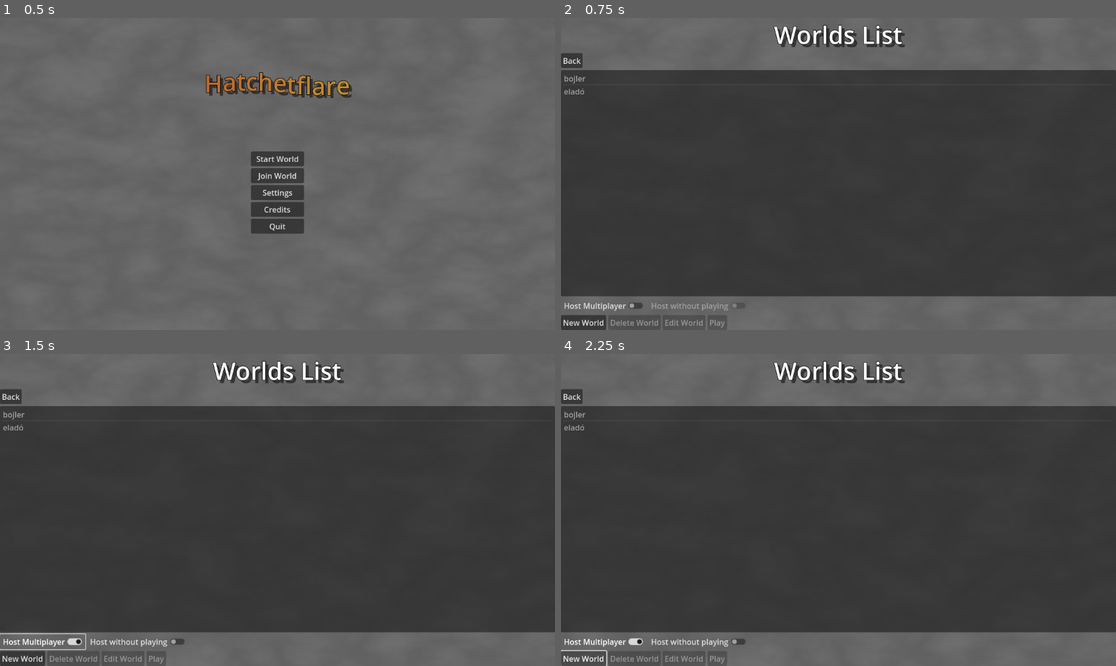
Above: before the commit, frames 1-4 (two rows, left to right).
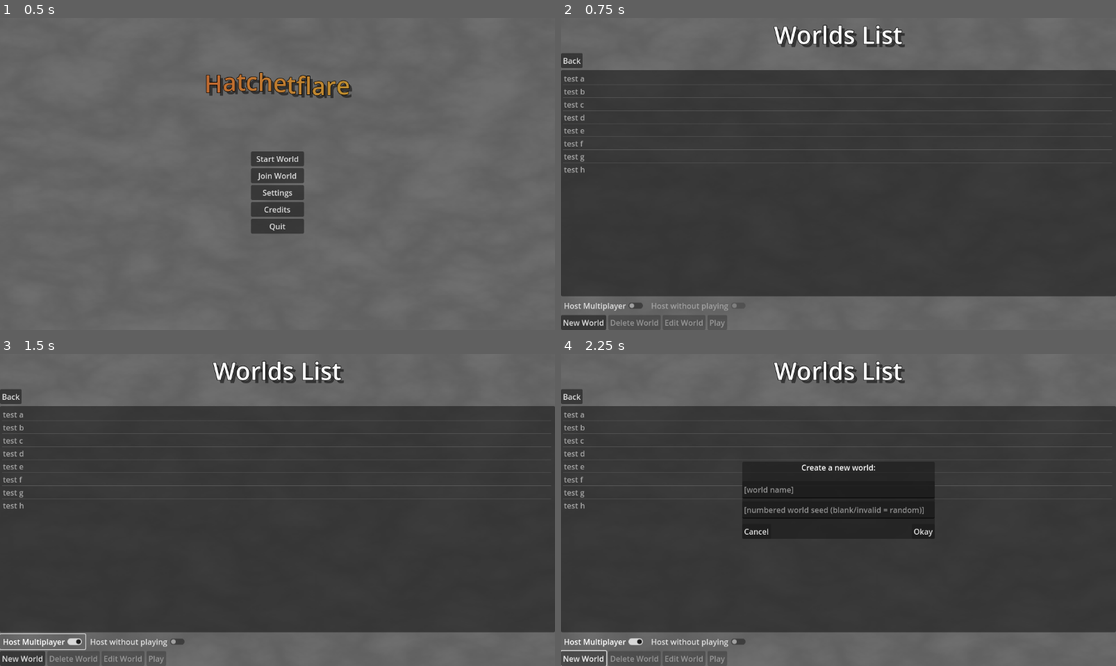
Above: after the commit, the same moments.

Repository: pixerhp/Hatchetflair
Game: Godot game, scene res://scenes/main_menu.tscn
The game is run twice, just before and just after one commit, with the same random seed, the same clock (stepped at 60 frames per second) and the same inputs.
Inputs:
- Up to frame 1 (0.5 s): no input
- Up to frame 2 (0.75 s): click "Start World" at 0.5 s
- Up to frame 3 (1.5 s): click "Host Multiplayer" at 1.25 s
- Up to frame 4 (2.25 s): click "New World" at 2 s

Frame 1 is identical in both runs. In frame 2, 0.6% of the frame differs, in the area x 0-100%, y 18-50%; in frame 3, 0.6%; in frame 4, 4.5%, in the area x 0-100%, y 18-60%.
Error before the commit: Attempt to call function 'clear' in base 'null instance' on a null instance. (res://scripts/menu_worlds.gd:34)

Commit message:
Worlds menu big code overhaul
Strongly modified and reorganized the code in the worlds menu script.

Diff:
--- a/scenes/main_menu.tscn
+++ b/scenes/main_menu.tscn
@@ -217,7 +217,7 @@
 text = "[center]Create a new world:[/center]"
 fit_content = true
 
-[node name="WorldName" type="TextEdit" parent="Menus/WorldsScreen/NewWorldPopup"]
+[node name="WorldNameInput" type="TextEdit" parent="Menus/WorldsScreen/NewWorldPopup"]
 layout_mode = 1
 anchors_preset = 14
 anchor_top = 0.5
@@ -229,16 +229,17 @@
 grow_vertical = 2
 placeholder_text = "[world name]"
 
-[node name="Seed" type="TextEdit" parent="Menus/WorldsScreen/NewWorldPopup"]
+[node name="SeedInput" type="TextEdit" parent="Menus/WorldsScreen/NewWorldPopup"]
 layout_mode = 1
 anchors_preset = 14
 anchor_top = 0.5
 anchor_right = 1.0
 anchor_bottom = 0.5
-offset_bottom = 36.0
-grow_horizontal = 2
-grow_vertical = 2
-placeholder_text = "[world generation seed]"
+offset_top = 2.0
+offset_bottom = 38.0
+grow_horizontal = 2
+grow_vertical = 2
+placeholder_text = "[numbered world seed (blank/invalid = random)]"
 
 [node name="Okay" type="Button" parent="Menus/WorldsScreen/NewWorldPopup"]
 layout_mode = 1
@@ -288,7 +289,7 @@
 text = "[center]Edit world:[/center]"
 fit_content = true
 
-[node name="WorldName" type="TextEdit" parent="Menus/WorldsScreen/EditWorldPopup"]
+[node name="WorldNameInput" type="TextEdit" parent="Menus/WorldsScreen/EditWorldPopup"]
 layout_mode = 1
 anchors_preset = 14
 anchor_top = 0.5
@@ -298,18 +299,19 @@
 offset_bottom = -4.0
 grow_horizontal = 2
 grow_vertical = 2
-placeholder_text = "[world name]"
-
-[node name="Seed" type="TextEdit" parent="Menus/WorldsScreen/EditWorldPopup"]
+placeholder_text = "[new world name]"
+
+[node name="SeedInput" type="TextEdit" parent="Menus/WorldsScreen/EditWorldPopup"]
 layout_mode = 1
 anchors_preset = 14
 anchor_top = 0.5
 anchor_right = 1.0
 anchor_bottom = 0.5
-offset_bottom = 36.0
-grow_horizontal = 2
-grow_vertical = 2
-placeholder_text = "[world generation seed]"
+offset_top = 2.0
+offset_bottom = 38.0
+grow_horizontal = 2
+grow_vertical = 2
+placeholder_text = "[new world generation seed]"
 
 [node name="Okay" type="Button" parent="Menus/WorldsScreen/EditWorldPopup"]
 layout_mode = 1
@@ -479,7 +481,7 @@
 text = "[center]New server:[/center]"
 fit_content = true
 
-[node name="ServerIP" type="TextEdit" parent="Menus/JoinScreen/NewServerPopup"]
+[node name="ServerIPInput" type="TextEdit" parent="Menus/JoinScreen/NewServerPopup"]
 layout_mode = 1
 anchors_preset = 14
 anchor_top = 0.5
@@ -491,13 +493,14 @@
 grow_vertical = 2
 placeholder_text = "[server ipv4 or ipv6 address]"
 
-[node name="ServerNickname" type="TextEdit" parent="Menus/JoinScreen/NewServerPopup"]
+[node name="ServerNicknameInput" type="TextEdit" parent="Menus/JoinScreen/NewServerPopup"]
 layout_mode = 1
 anchors_preset = 14
 anchor_top = 0.5
 anchor_right = 1.0
 anchor_bottom = 0.5
-offset_bottom = 36.0
+offset_top = 2.0
+offset_bottom = 38.0
 grow_horizontal = 2
 grow_vertical = 2
 placeholder_text = "[personal nickname for this server]"
@@ -550,7 +553,7 @@
 text = "[center]Edit server IP and nickname:[/center]"
 fit_content = true
 
-[node name="ServerIP" type="TextEdit" parent="Menus/JoinScreen/EditServerPopup"]
+[node name="ServerIPInput" type="TextEdit" parent="Menus/JoinScreen/EditServerPopup"]
 layout_mode = 1
 anchors_preset = 14
 anchor_top = 0.5
@@ -562,7 +565,7 @@
 grow_vertical = 2
 placeholder_text = "[server ipv4 or ipv6 address]"
 
-[node name="ServerNickname" type="TextEdit" parent="Menus/JoinScreen/EditServerPopup"]
+[node name="ServerNicknameInput" type="TextEdit" parent="Menus/JoinScreen/EditServerPopup"]
 layout_mode = 1
 anchors_preset = 14
 anchor_top = 0.5
@@ -828,10 +831,11 @@
 [connection signal="pressed" from="Menus/TitleScreen/TitleScreenUI/Credits" to="." method="open_menu" binds= ["CreditsScreen"]]
 [connection signal="pressed" from="Menus/TitleScreen/TitleScreenUI/Quit" to="." method="quit"]
 [connection signal="pressed" from="Menus/WorldsScreen/WorldsScreenUI/BackButton/Back" to="." method="open_menu" binds= ["TitleScreen"]]
-[connection signal="item_selected" from="Menus/WorldsScreen/WorldsScreenUI/SavedWorldsList" to="Menus/WorldsScreen" method="world_list_item_clicked" unbinds=1]
-[connection signal="toggled" from="Menus/WorldsScreen/WorldsScreenUI/Toggles/AllowJoining" to="Menus/WorldsScreen" method="toggle_multiplayer_joining"]
+[connection signal="item_selected" from="Menus/WorldsScreen/WorldsScreenUI/SavedWorldsList" to="Menus/WorldsScreen" method="_on_worlds_list_item_selected" unbinds=1]
+[connection signal="toggled" from="Menus/WorldsScreen/WorldsScreenUI/Toggles/AllowJoining" to="Menus/WorldsScreen" method="toggle_disabling_the_host_without_playing_toggle"]
 [connection signal="pressed" from="Menus/WorldsScreen/WorldsScreenUI/WorldButtons/DeleteWorld" to="Menus/WorldsScreen" method="open_delete_world_popup"]
-[connection signal="pressed" from="Menus/WorldsScreen/WorldsScreenUI/WorldButtons/Play" to="Menus/WorldsScreen" method="start_world"]
+[connection signal="pressed" from="Menus/WorldsScreen/WorldsScreenUI/WorldButtons/EditWorld" to="Menus/WorldsScreen" method="open_edit_world_popup"]
+[connection signal="pressed" from="Menus/WorldsScreen/WorldsScreenUI/WorldButtons/Play" to="Menus/WorldsScreen" method="_on_play_button_pressed"]
 [connection signal="pressed" from="Menus/JoinScreen/JoinScreenUI/BackButton/Back" to="." method="open_menu" binds= ["TitleScreen"]]
 [connection signal="pressed" from="Menus/JoinScreen/JoinScreenUI/ServerButtons/JoinGame" to="Menus/JoinScreen" method="join_server"]
 [connection signal="pressed" from="Menus/SettingsScreen/SettingsButtons/Back" to="." method="open_menu" binds= ["TitleScreen"]]
--- a/scripts/menu_worlds.gd
+++ b/scripts/menu_worlds.gd
@@ -1,69 +1,117 @@
 extends Control
 
-@onready var allow_multiplayer_joining_toggle: CheckButton = $WorldsScreenUI/Toggles/AllowJoining
-@onready var host_without_playing_toggle: CheckButton = $WorldsScreenUI/Toggles/HostWithoutPlay
-@onready var delete_world_button: Button = $WorldsScreenUI/WorldButtons/DeleteWorld
-@onready var play_world_button: Button = $WorldsScreenUI/WorldButtons/Play
-
-var worlds_list = ["bojler", "eladó"]
-@onready var worlds_text = get_node("WorldsScreenUI/SavedWorldsList")
-@onready var new_world_button = get_node("WorldsScreenUI/WorldButtons/NewWorld")
-@onready var new_world_popup = get_node("NewWorldPopup")
-@onready var delete_world_popup = get_node("DeleteWorldPopup")
+@onready var worlds_list_text = get_node("WorldsScreenUI/SavedWorldsList")
+var worlds_list = ["test a", "test b", "test c", "test d", "test e", "test f", "test g", "test h"]
 
 
 # Called when the node enters the scene tree for the first time.
 func _ready():
+	# Connect popups and their buttons to functions.
+	var new_world_button = get_node("WorldsScreenUI/WorldButtons/NewWorld")
 	new_world_button.pressed.connect(self.open_new_world_popup)
+	var new_world_popup = get_node("NewWorldPopup")
 	new_world_popup.get_node("Okay").pressed.connect(self.confirm_new_world)
 	new_world_popup.get_node("Cancel").pressed.connect(new_world_popup.hide)
+	var edit_world_popup = get_node("EditWorldPopup")
+	edit_world_popup.get_node("Okay").pressed.connect(self.confirm_edit_world)
+	edit_world_popup.get_node("Cancel").pressed.connect(edit_world_popup.hide)
+	var delete_world_popup = get_node("DeleteWorldPopup")
 	delete_world_popup.get_node("Confirm").pressed.connect(self.confirm_delete_world)
 	delete_world_popup.get_node("Cancel").pressed.connect(delete_world_popup.hide)
-	update_worlds_list()
+
+	disable_world_selected_requiring_buttons()
+	hide_all_worlds_menu_popups()
+	update_worlds_list_text()
 
 
-# Disables the host_without_playing_toggle if multiplaer joining is turned off.
-func toggle_multiplayer_joining(button_value: bool) -> void:
+# Start playing/hosting one of your worlds.
+func start_world():#world_file_name: String, allow_multiplayer: bool, host_without_playing: bool):
+	var allow_multiplayer_joining_toggle: CheckButton = $WorldsScreenUI/Toggles/AllowJoining
+	var host_without_playing_toggle: CheckButton = $WorldsScreenUI/Toggles/HostWithoutPlay
+	NetworkManager.start_game(not host_without_playing_toggle.button_pressed, true, allow_multiplayer_joining_toggle.button_pressed)
+
+func _on_play_button_pressed():
+	if not worlds_list_text.get_selected_items().is_empty(): # Don't do anything if no worlds are selected.
+		start_world()
+
+
+func open_new_world_popup():
+	hide_all_worlds_menu_popups()
+	var new_world_popup = get_node("NewWorldPopup")
+	new_world_popup.get_node("WorldNameInput").clear()
+	new_world_popup.get_node("SeedInput").clear()
+	new_world_popup.show()
+
+func confirm_new_world():
+	var new_world_popup = get_node("NewWorldPopup")
+	worlds_list.append(new_world_popup.get_node("WorldNameInput").text)
+	update_worlds_list_text()
+	new_world_popup.hide()
+
+func open_edit_world_popup():
+	hide_all_worlds_menu_popups()
+	if not worlds_list_text.get_selected_items().is_empty(): # Don't do anything if no worlds are selected.
+		var edit_world_popup = get_node("EditWorldPopup")
+		edit_world_popup.get_node("PopupTitleText").text = "[center]What will you rename world \"" + worlds_list[worlds_list_text.get_selected_items()[0]] +"\" to?[/center]"
+		edit_world_popup.get_node("WorldNameInput").text = worlds_list[worlds_list_text.get_selected_items()[0]]
+		edit_world_popup.get_node("SeedInput").clear()
+		edit_world_popup.show()
+
+func confirm_edit_world():
+	if not worlds_list_text.get_selected_items().is_empty(): # Crash prevention for if no world is selected.
+		var edit_world_popup = get_node("EditWorldPopup")
+		worlds_list[worlds_list_text.get_selected_items()[0]] = edit_world_popup.get_node("WorldNameInput").text
+		update_worlds_list_text()
+		edit_world_popup.hide()
+
+func open_delete_world_popup():
+	hide_all_worlds_menu_popups()
+	if not worlds_list_text.get_selected_items().is_empty(): # Don't do anything if no worlds are selected.
+		var delete_world_popup = get_node("DeleteWorldPopup")
+		delete_world_popup.get_node("PopupTitleText").text = "[center]Are you sure you want to delete \"" + worlds_list[worlds_list_text.get_selected_items()[0]] +"\"?\n(This action cannot be undone.)[/center]"
+		delete_world_popup.show()
+
+func confirm_delete_world():
+	if not worlds_list_text.get_selected_items().is_empty(): # Crash prevention for if no world is selected.
+		var delete_world_popup = get_node("DeleteWorldPopup")
+		worlds_list.erase(worlds_list[worlds_list_text.get_selected_items()[0]])
+		delete_world_popup.hide()
+		update_worlds_list_text()
+		disable_world_selected_requiring_buttons()
+
+
+# Update the text of the visible worlds-list for the player.
+func update_worlds_list_text():
+	worlds_list_text.clear()
+	for world in worlds_list:
+		worlds_list_text.add_item(world)
+
+func _on_worlds_list_item_selected():
+	hide_all_worlds_menu_popups()
+	var delete_world_button: Button = $WorldsScreenUI/WorldButtons/DeleteWorld
+	delete_world_button.disabled = false
+	var edit_world_button: Button = $WorldsScreenUI/WorldButtons/EditWorld
+	edit_world_button.disabled = false
+	var play_world_button: Button = $WorldsScreenUI/WorldButtons/Play
+	play_world_button.disabled = false
+
+# Disables the host_without_playing_toggle if multiplayer joining is turned off.
+func toggle_disabling_the_host_without_playing_toggle (button_value: bool) -> void:
+	var host_without_playing_toggle: CheckButton = $WorldsScreenUI/Toggles/HostWithoutPlay
 	host_without_playing_toggle.disabled = not button_value
 	if not button_value:
 		host_without_playing_toggle.button_pressed = false
 
-# Open the new world popup.
-func open_new_world_popup():
-	delete_world_popup.hide()
-	new_world_popup.get_node("TextEdit").clear()
-	new_world_popup.show()
 
-# Actually add the world to the internal array and hide the new world popup.
-func confirm_new_world():
-	worlds_list.append(new_world_popup.get_node("TextEdit").text)
-	update_worlds_list()
-	new_world_popup.hide()
+func hide_all_worlds_menu_popups():
+	get_node("NewWorldPopup").hide()
+	get_node("EditWorldPopup").hide()
+	get_node("DeleteWorldPopup").hide()
 
-func open_delete_world_popup():
-	new_world_popup.hide()
-	if not worlds_text.get_selected_items().is_empty(): # Don't do anything if no worlds are selected.
-		delete_world_popup.get_node("RichTextLabel").text = "[center]Are you sure you want to delete \"" + worlds_list[worlds_text.get_selected_items()[0]] +"\"?\n(This action cannot be undone.)[/center]"
-		delete_world_popup.show()
-
-func confirm_delete_world():
-	if not worlds_text.get_selected_items().is_empty(): # Crash prevention for if no world is selected.
-		worlds_list.erase(worlds_list[worlds_text.get_selected_items()[0]])
-		delete_world_popup.hide()
-	update_worlds_list()
-
-func world_list_item_clicked():
-	delete_world_popup.hide() # Prevents changing which item you're deleting without the deletion popup updating.
-	delete_world_button.disabled = false
-	play_world_button.disabled = false
-
-# Update the visible list for the player.
-func update_worlds_list():
-	worlds_text.clear()
-	for world in worlds_list:
-		worlds_text.add_item(world)
-
-# Start playing/hosting one of your worlds.
-func start_world():#world_file_name: String, allow_multiplayer: bool, host_without_playing: bool):
-	NetworkManager.start_game(not host_without_playing_toggle.button_pressed, true, allow_multiplayer_joining_toggle.button_pressed)
-	pass
+func disable_world_selected_requiring_buttons():
+	var delete_world_button: Button = $WorldsScreenUI/WorldButtons/DeleteWorld
+	delete_world_button.disabled = true
+	var edit_world_button: Button = $WorldsScreenUI/WorldButtons/EditWorld
+	edit_world_button.disabled = true
+	var play_world_button: Button = $WorldsScreenUI/WorldButtons/Play
+	play_world_button.disabled = true
